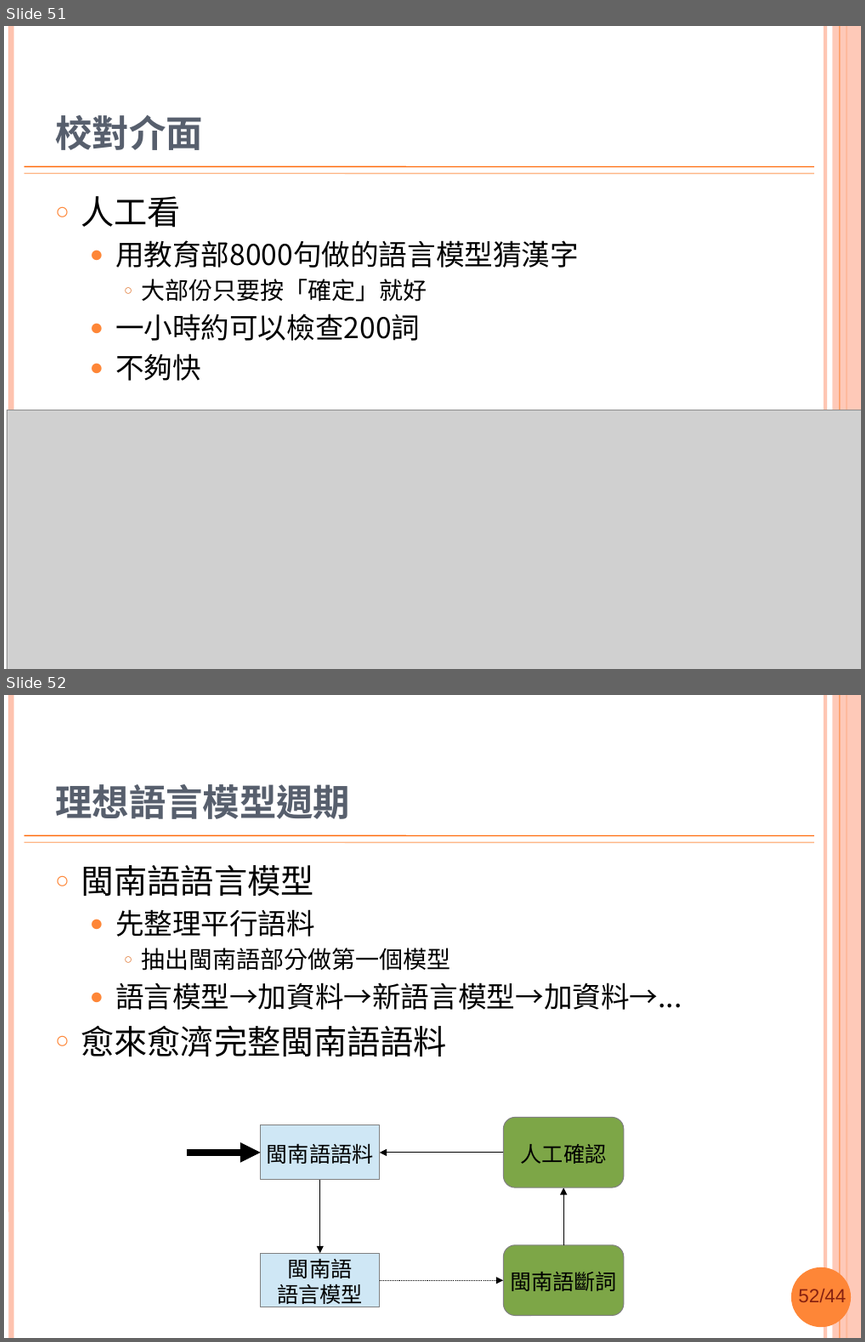
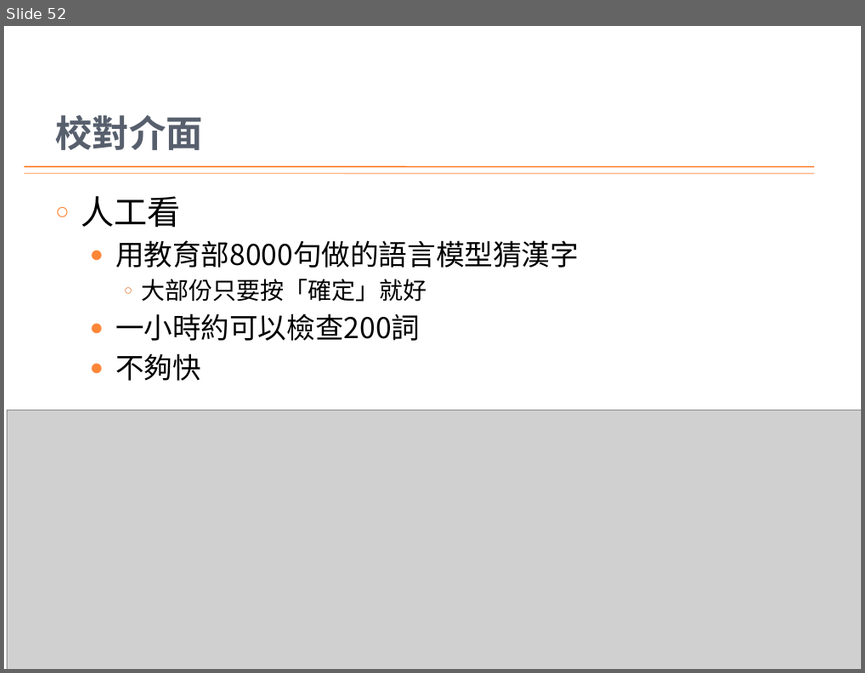
Before and after one commit to sih4sing5hong5/po3-ko3_tau5-iann2-phinn3, a slide deck: 翻譯報告.pptx. Shown one above the other, each under a label of ours: slides 51 and 52 before the commit, slide 52 after it. The pictures are 865x1342 and 865x673 pixels, drawn with LibreOffice and Linux fonts; fonts in the diff are those of the drawing; grey boxes stand for pictures; background and template pictures are left out. Boxes give left, top, right and bottom in pixels: in the first picture for what was removed or moved away, otherwise in the second. Text is boxed around its words. In the diff, an @@ line names an element or a change of style, - is before the commit and + after.

```diff
--- a/翻譯報告.pptx
+++ b/翻譯報告.pptx
@@ slide 52 removed at bbox=[4, 695, 861, 1338], background #FFFFFF; not listed: 7 template elements that a slide beside it also shows @@
@@ title removed at bbox=[55, 784, 350, 819] @@
-理想語言模型週期
@@ text removed at bbox=[81, 865, 681, 1057] @@
-○ 閩南語語言模型
-  ● 先整理平行語料
-    ○ 抽出閩南語部分做第一個模型
-  ● 語言模型→加資料→新語言模型→加資料→...
-○ 愈來愈濟完整閩南語語料
@@ group removed at bbox=[187, 1117, 624, 1315]: 5 arrows, 2 rectangles, 2 rounded rectangles @@
-閩南語
-語言模型
-閩南語語料
-閩南語斷詞
-人工確認
@@ ellipse removed at bbox=[791, 1267, 851, 1327] @@
@@ page number removed at bbox=[798, 1288, 846, 1302] @@
-52/44
@@ what was slide 51 is now slide 52 @@
@@ slide 52 changed as well @@
@@ line removed from (11, 26) to (11, 669) @@
@@ line removed from (825, 26) to (825, 669) @@
@@ rectangle removed at bbox=[833, 26, 861, 669] @@
@@ line removed from (840, 26) to (840, 669) @@
@@ line removed from (846, 26) to (846, 669) @@
```
Also in this commit, not shown: 54 other slides changed, 3 slides added, 4 other slides removed.
